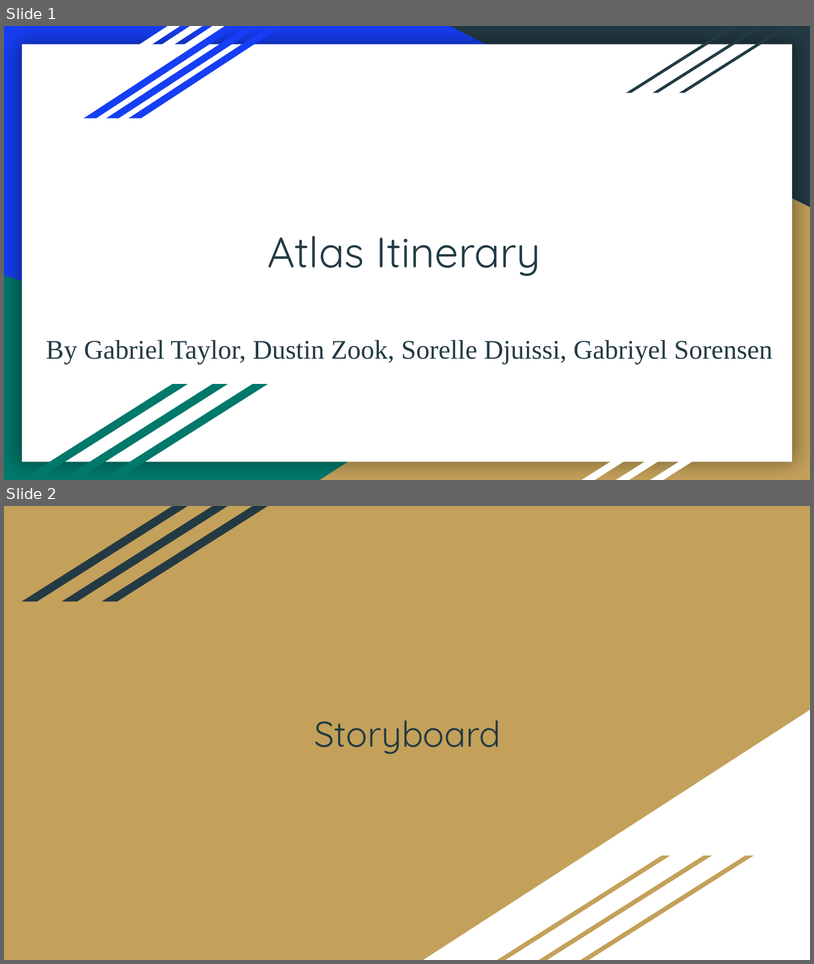
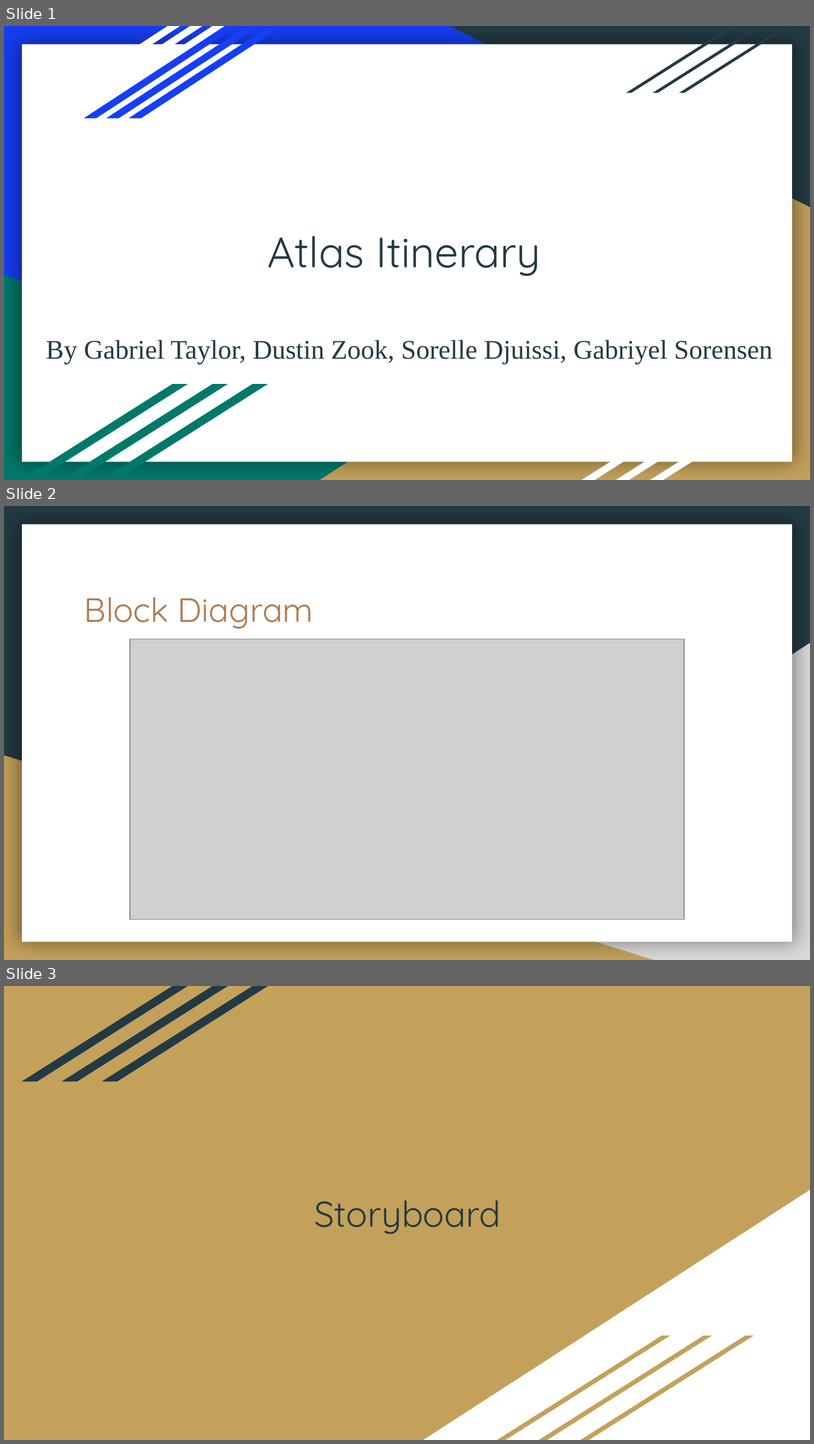
Before and after one commit to DustinWZook/Atlas-Itinerary, a slide deck: Documents/Project Design/Project Design.pptx. Shown one above the other, each under a label of ours: slides 1 and 2 before the commit, slides 1, 2 and 3 after it. The pictures are 814x964 and 814x1444 pixels, drawn with LibreOffice and Linux fonts; fonts in the diff are those of the drawing; grey boxes stand for pictures. Boxes give left, top, right and bottom in pixels: in the first picture for what was removed or moved away, otherwise in the second. Text is boxed around its words. In the diff, an @@ line names an element or a change of style, - is before the commit and + after.

```diff
--- a/Documents/Project Design/Project Design.pptx
+++ b/Documents/Project Design/Project Design.pptx
@@ slide 2 added at (x1=4, y1=506, x2=810, y2=960), background #233A44; not listed: 1 template element that a slide beside it also shows @@
@@ title added at (x1=84, y1=597, x2=314, y2=628), 30 pt, text #AF7B51 @@
+Block Diagram
@@ picture added at (x1=130, y1=639, x2=684, y2=919) @@
@@ right triangle added at (x1=320, y1=643, x2=810, y2=960), fill #D9D9D9 @@
@@ right triangle added at (x1=4, y1=755, x2=654, y2=960), fill #C4A15A @@
@@ what was slide 2 is now slide 3 @@
```
Also in this commit, not shown: 1 slide changed.
